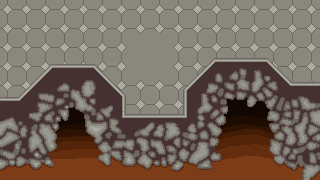
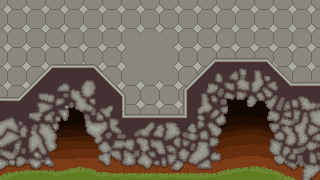
The second (320, 180) image is a revision of the first. Changes to its layers:
added layer "Start" above "Last Room" over [0, 166, 296, 180]
